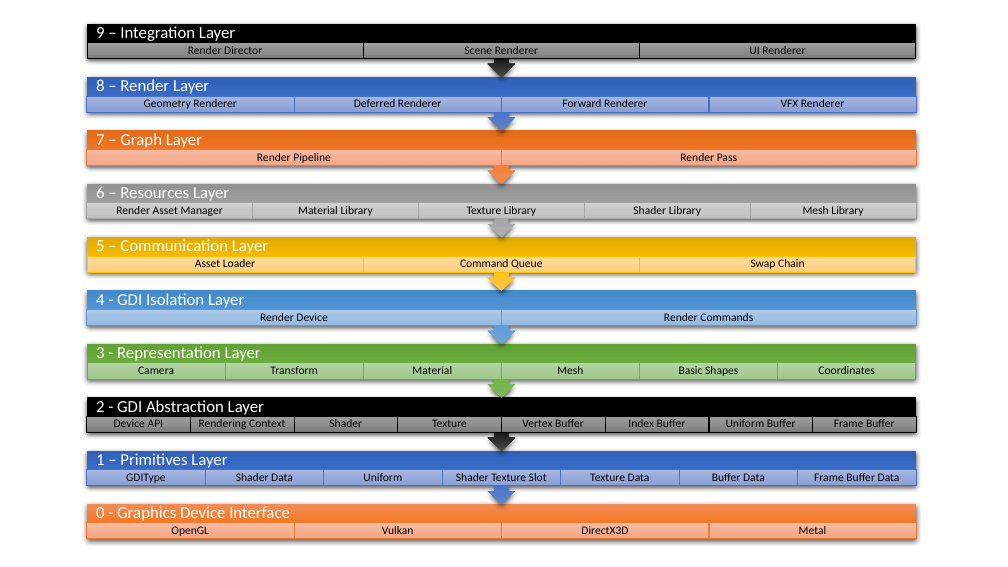
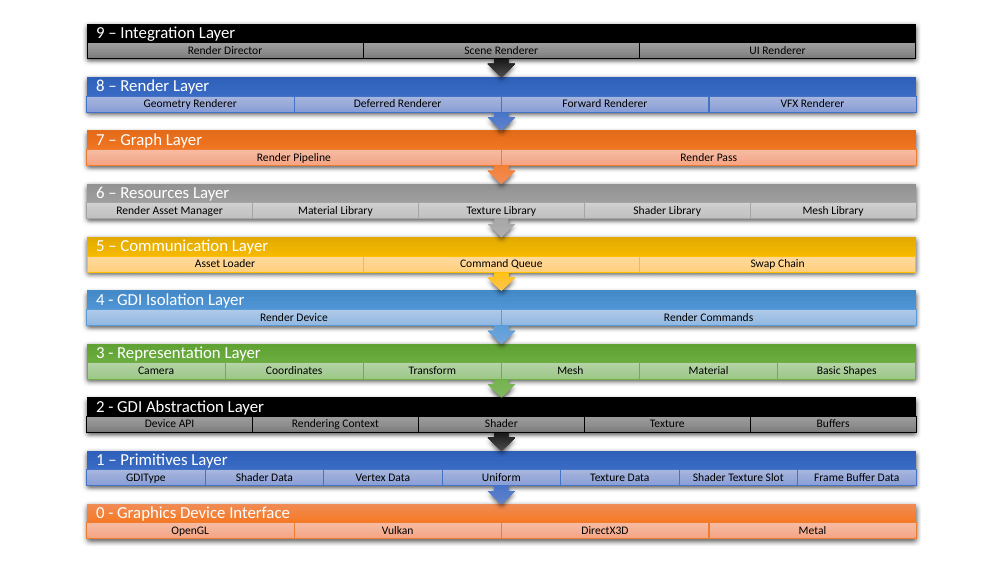
Before and after one commit to pawel-kaleta/FoolsEngine, a slide deck: slide 2 of Documentation/Rendering Architecture.pptx (slide 11 before the commit). Drawn at 1008x567 pixels with LibreOffice and Linux fonts; fonts in the diff are those of the drawing. Boxes give left, top, right and bottom in pixels: in the first picture for what was removed or moved away, otherwise in the second. Text is boxed around its words. In the diff, an @@ line names an element or a change of style, - is before the commit and + after.

```diff
--- a/Documentation/Rendering Architecture.pptx
+++ b/Documentation/Rendering Architecture.pptx
@@ text "Coordinates": place and size @@
-text "Coordinates" at bbox=[818, 366, 875, 374]
+text "Coordinates" at bbox=[266, 366, 323, 374]
@@ text "Transform": place and size @@
-text "Transform" at bbox=[270, 366, 317, 374]
+text "Transform" at bbox=[409, 366, 456, 374]
@@ text "Material": place and size @@
-text "Material" at bbox=[412, 366, 452, 374]
+text "Material" at bbox=[689, 366, 729, 374]
@@ text "Basic Shapes": place and size @@
-text "Basic Shapes" at bbox=[679, 366, 738, 376]
+text "Basic Shapes" at bbox=[817, 366, 876, 376]
@@ text "Device API": place and size @@
-text "Device API" at bbox=[114, 419, 164, 427]
+text "Device API" at bbox=[145, 419, 195, 427]
@@ rectangle: place and size @@
-rectangle at bbox=[87, 416, 191, 432]
+rectangle at bbox=[87, 416, 253, 432]
@@ text "Rendering Context": place and size @@
-text "Rendering Context" at bbox=[199, 419, 285, 429]
+text "Rendering Context" at bbox=[292, 419, 378, 429]
@@ rectangle: place and size @@
-rectangle at bbox=[294, 416, 398, 432]
+rectangle at bbox=[253, 416, 418, 432]
@@ text "Shader": place and size @@
-text "Shader" at bbox=[329, 419, 362, 427]
+text "Shader" at bbox=[485, 419, 518, 427]
@@ rectangle: place and size @@
-rectangle at bbox=[501, 416, 605, 432]
+rectangle at bbox=[419, 416, 585, 432]
@@ text "Texture": place and size @@
-text "Texture" at bbox=[432, 419, 467, 427]
+text "Texture" at bbox=[650, 419, 685, 427]
@@ rectangle: place and size @@
-rectangle at bbox=[605, 416, 709, 432]
+rectangle at bbox=[585, 416, 750, 432]
@@ rectangle: place and size @@
-rectangle at bbox=[813, 416, 917, 432]
+rectangle at bbox=[750, 416, 916, 432]
@@ text added at bbox=[817, 419, 850, 427], 11 pt, text #000000 @@
+Buffers
@@ group removed at bbox=[191, 416, 895, 481]: 5 texts, 3 rectangles @@
-Buffer Data
-Vertex Buffer
-Index Buffer
-Uniform Buffer
-Frame Buffer
@@ text added at bbox=[356, 473, 410, 481], 11 pt, text #000000 @@
+Vertex Data
@@ text "Uniform": place and size @@
-text "Uniform" at bbox=[363, 473, 402, 481]
+text "Uniform" at bbox=[482, 473, 521, 481]
@@ text "Shader Texture Slot": place and size @@
-text "Shader Texture Slot" at bbox=[456, 473, 547, 481]
+text "Shader Texture Slot" at bbox=[693, 473, 784, 481]
```
Also in this commit, not shown: 8 other slides changed, 7 other files.
